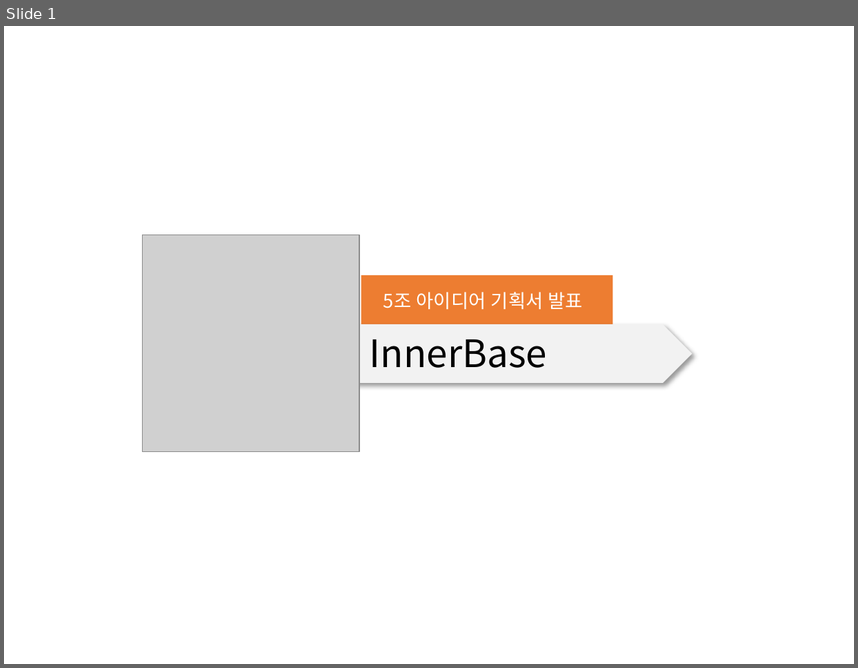
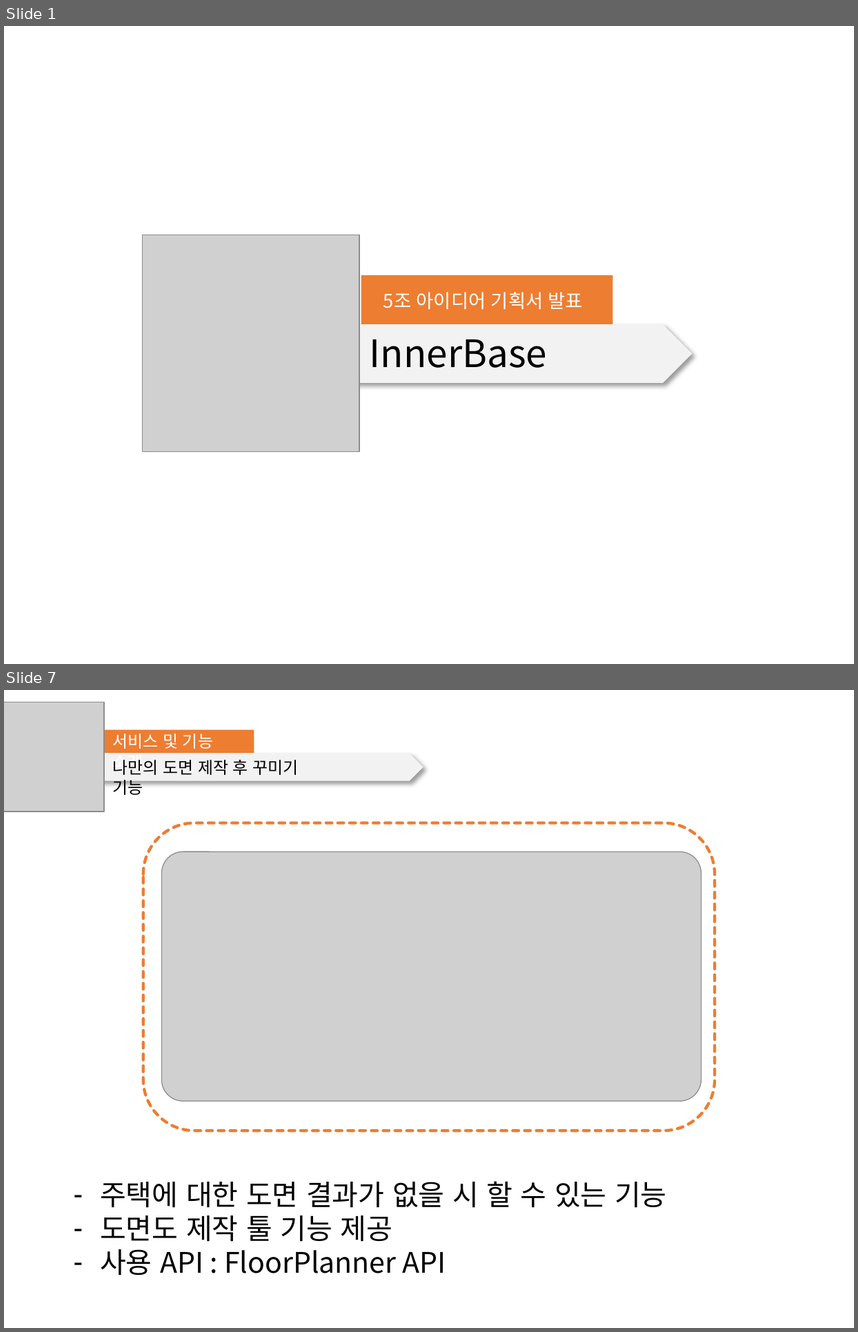
Before and after one commit to Bik00/WD3A5_Project, a slide deck: 기획서/03_기획 발표 프레젠테이션.pptx. Shown one above the other, each under a label of ours: slide 1 before the commit, slides 1 and 7 after it; the slides between them are not shown. The pictures are 858x668 and 858x1332 pixels, drawn with LibreOffice and Linux fonts; fonts in the diff are those of the drawing; grey boxes stand for pictures. Boxes give left, top, right and bottom in pixels: in the first picture for what was removed or moved away, otherwise in the second. Text is boxed around its words. In the diff, an @@ line names an element or a change of style, - is before the commit and + after.

```diff
--- a/기획서/03_기획 발표 프레젠테이션.pptx
+++ b/기획서/03_기획 발표 프레젠테이션.pptx
@@ slide 7 added at (4,690,854,1328), background #FFFFFF @@
@@ picture added at (4,702,103,811) @@
@@ rectangle added at (83,730,254,753), fill #ED7D31 @@
@@ text added at (112,733,213,771), 14 pt, text #FFFFFF @@
+서비스 및 기능 소개
@@ pentagon arrow added at (64,753,423,781), fill #F2F2F2 @@
@@ text added at (112,760,299,795), 14 pt, text #000000 @@
+나만의 도면 제작 후 꾸미기 기능
@@ rounded rectangle added at (143,822,715,1130), outline #ED7D31 2.5 pt dashed @@
@@ picture added at (161,851,701,1101) @@
@@ rectangle added at (4,1133,854,1163), fill #FFFFFF @@
@@ text added at (100,1181,667,1275), 24 pt, text #000000 @@
+– 주택에 대한 도면 결과가 없을 시 할 수 있는 기능
+– 도면도 제작 툴 기능 제공
+– 사용 API : FloorPlanner API
```
Also in this commit, not shown: 16 other slides added, 13 other files.
